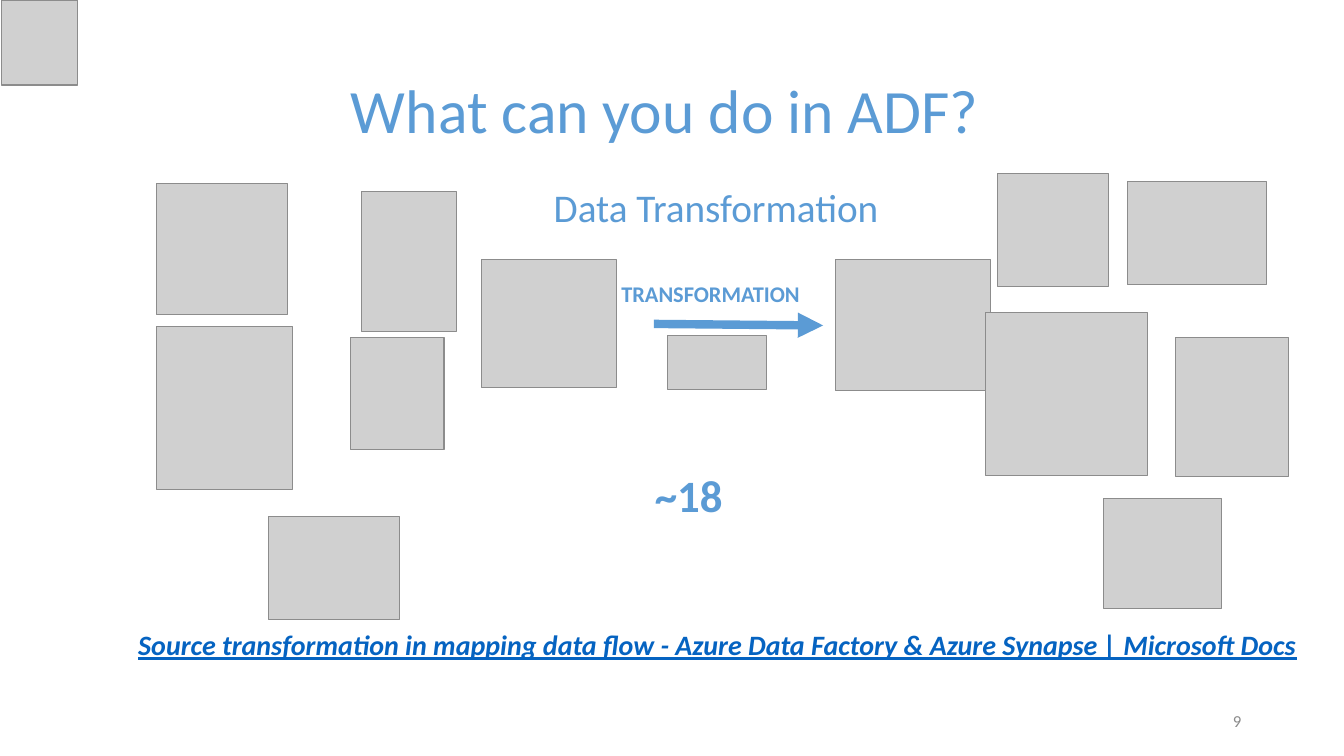
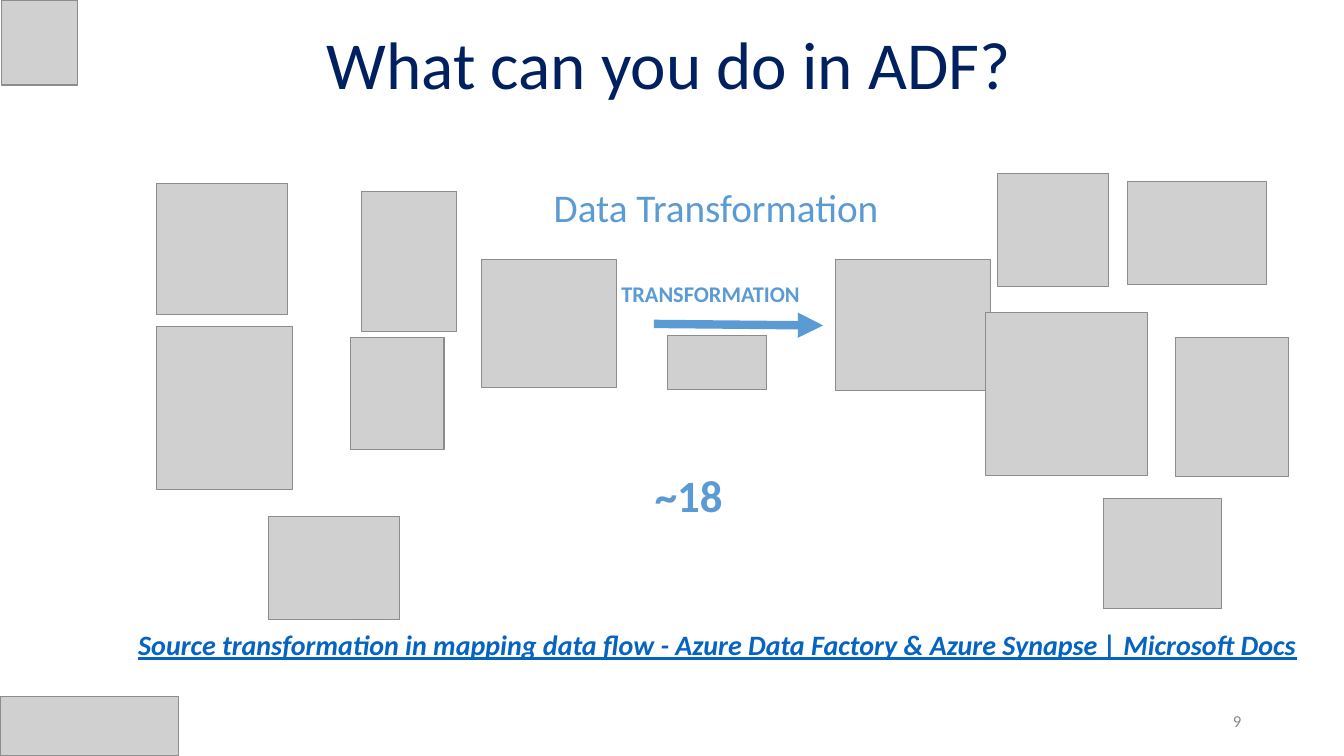
Before and after one commit to alpaBuddhabhatti/CloudBrew2022, a slide deck: slide 9 of Sentiment Analysis using Azure Data Factory and Azure Cognitive service_CloudBrew2022.pptx. Drawn at 1344x756 pixels with LibreOffice and Linux fonts; fonts in the diff are those of the drawing; grey boxes stand for pictures. Boxes give left, top, right and bottom in pixels: in the first picture for what was removed or moved away, otherwise in the second. Text is boxed around its words. In the diff, an @@ line names an element or a change of style, - is before the commit and + after.

```diff
--- a/Sentiment Analysis using Azure Data Factory and Azure Cognitive service_CloudBrew2022.pptx
+++ b/Sentiment Analysis using Azure Data Factory and Azure Cognitive service_CloudBrew2022.pptx
@@ title "What can you do in ...": place and size @@
-title "What can you do in ..." at [351,90,978,143]
+title "What can you do in ..." at [327,42,1010,100]
@@ title "What can you do in ..." at [327,42,1010,100]: size 44 to 48 pt, text colour #5B9BD5 to #002060 @@
@@ picture added at [1,696,178,756] @@
```
Also in this commit, not shown: 22 other slides changed.
